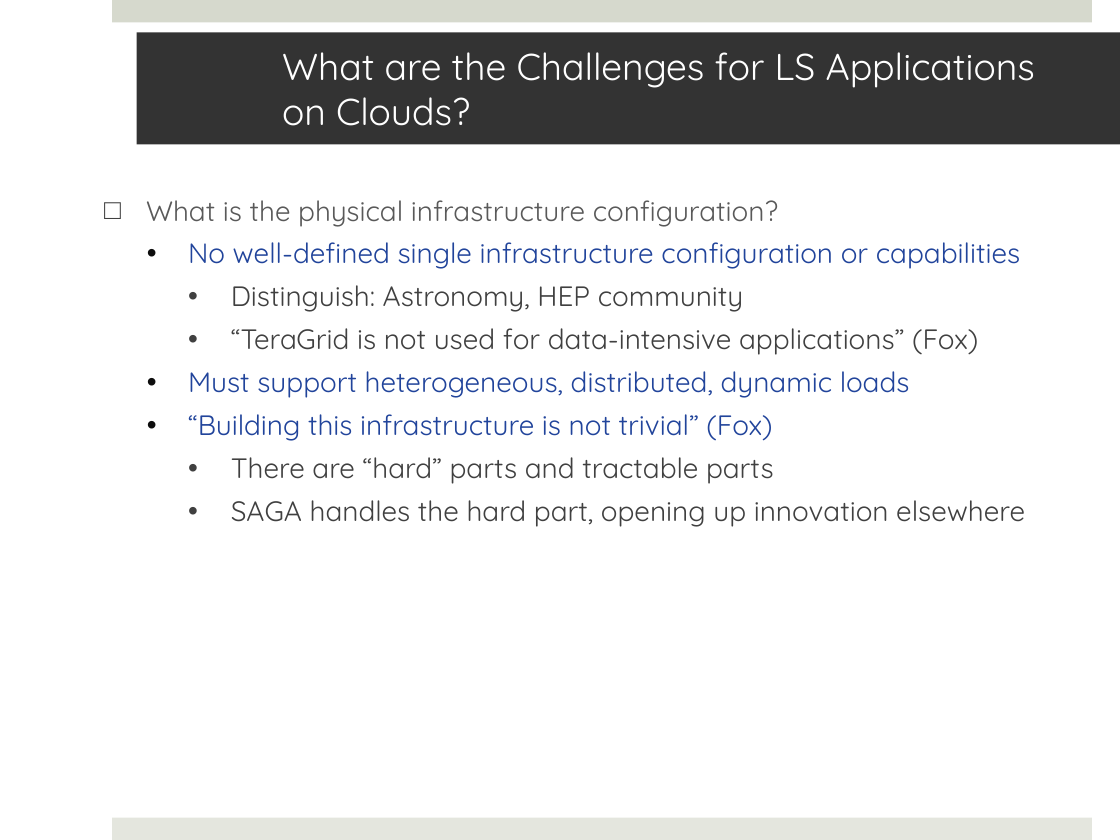
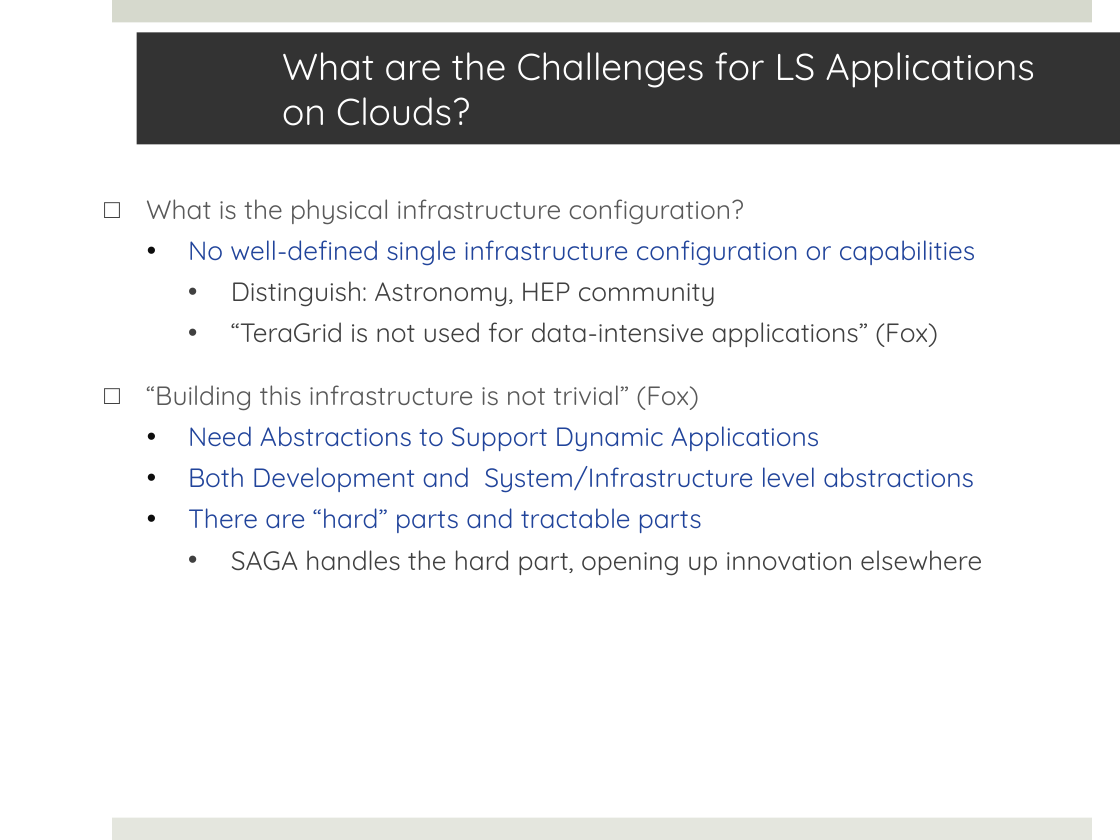
Before and after one commit to saga-project/saga-cpp-legacy-projects, a slide deck: slide 13 of saga-talks/abstractions_for_ls-microsoft.pptx. Drawn at 1120x840 pixels with LibreOffice and Linux fonts; fonts in the diff are those of the drawing; background and template pictures are left out. Boxes give left, top, right and bottom in pixels: in the first picture for what was removed or moved away, otherwise in the second. Text is boxed around its words. In the diff, an @@ line names an element or a change of style, - is before the commit and + after.

```diff
--- a/saga-talks/abstractions_for_ls-microsoft.pptx
+++ b/saga-talks/abstractions_for_ls-microsoft.pptx
@@ text at (146,199,982,576): size 18 to 17 pt in "What is the physical infrastructure configuration?", "No well-defined single infrastructure configuration or capab ...", "Distinguish: Astronomy, HEP community", "“TeraGrid is not used for data-intensive applications” ..." and 3 more places; text colour #21449B to #595959 in "“Building this infrastructure is not trivial” (Fox)"; text colour #404040 to #21449B in "There are “hard” parts and tractable parts"; bullet • to □; list level 2 to 1 in "“Building this infrastructure is not ..."; bullet colour #0D0D0D to #404040; list level 3 to 2 in "There are “hard” parts and ..."; bullet colour #404040 to #0D0D0D @@
@@ text at (188,371,910,398): paragraph removed @@
-  • Must support heterogeneous, distributed, dynamic loads
@@ text at (188,426,974,493): paragraphs added @@
+  • Need Abstractions to Support Dynamic Applications
+  • Both Development and System/Infrastructure level abstractions
```
Also in this commit, not shown: 10 other slides changed.
